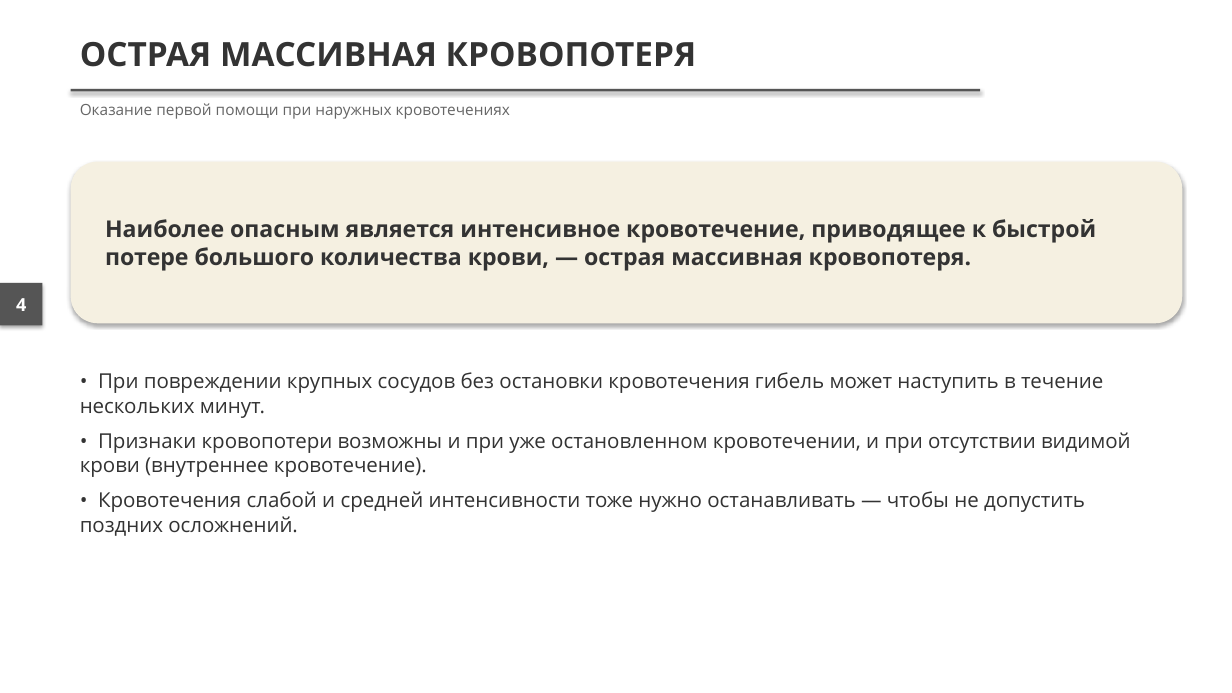
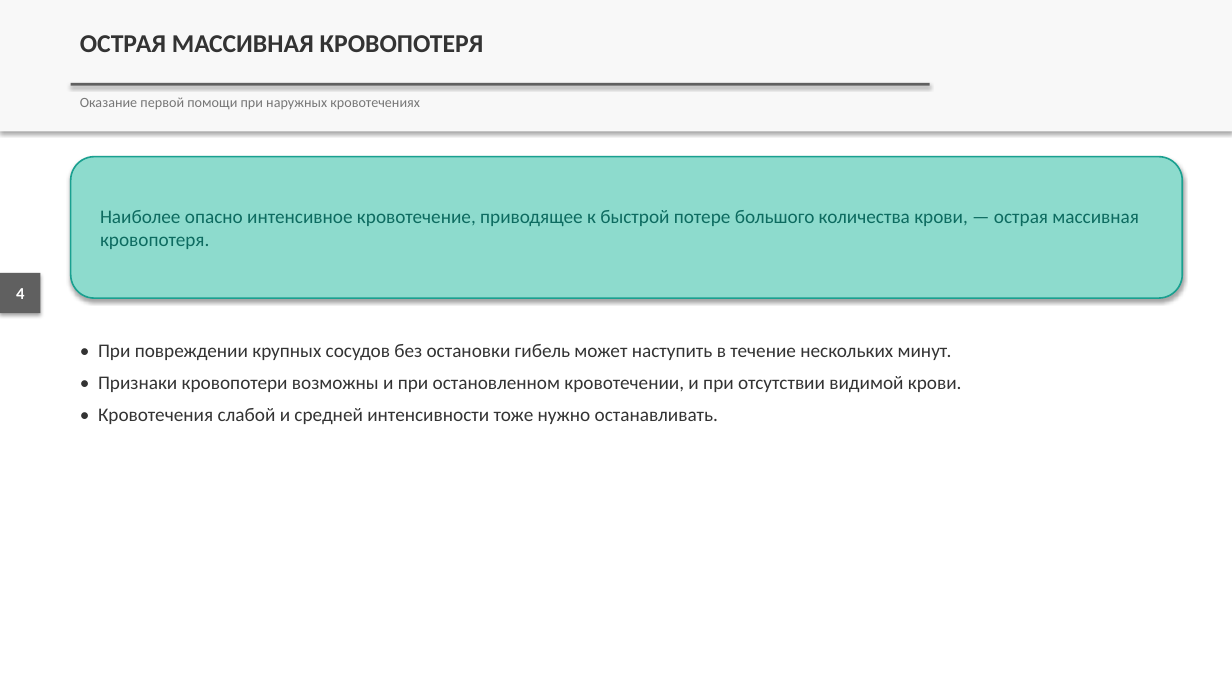
Before and after one commit to lysakalenushka-hash/-, a slide deck: slide 4 of presentations/out/Кровотечение_Обзорный_осмотр_пострадавшего.pptx. Drawn at 1232x693 pixels with LibreOffice and Linux fonts; fonts in the diff are those of the drawing. Boxes give left, top, right and bottom in pixels: in the first picture for what was removed or moved away, otherwise in the second. Text is boxed around its words. In the diff, an @@ line names an element or a change of style, - is before the commit and + after.

```diff
--- a/presentations/out/Кровотечение_Обзорный_осмотр_пострадавшего.pptx
+++ b/presentations/out/Кровотечение_Обзорный_осмотр_пострадавшего.pptx
@@ rectangle added at [0,0,1232,131], fill #F8F8F8 @@
@@ text "ОСТРАЯ МАССИВНАЯ КРОВОПОТЕРЯ": place and size @@
-text "ОСТРАЯ МАССИВНАЯ КРОВОПОТЕРЯ" at [80,42,697,67]
+text "ОСТРАЯ МАССИВНАЯ КРОВОПОТЕРЯ" at [80,35,484,52]
@@ text "ОСТРАЯ МАССИВНАЯ КРОВОПОТЕРЯ" at [80,35,484,52]: size 26 to 20 pt, font Open Sans to Calibri @@
@@ text "Оказание первой помощи при наружных ..." at [80,97,420,109]: size 12 to 11 pt, font Open Sans to Calibri, text colour #666666 to #777777 @@
@@ rectangle at [71,83,931,86]: fill #555555 to #606060 @@
@@ rectangle: place and size @@
-rectangle at [71,89,981,91]
+rectangle at [71,83,931,86]
@@ rounded rectangle: place and size @@
-rounded rectangle at [71,162,1183,323]
+rounded rectangle at [71,157,1183,299]
@@ rounded rectangle at [71,157,1183,299]: fill #F5F0E1 to #8DDBCD; outline none to #1AA090 1.25 pt @@
@@ text at [100,210,1139,249]: text changed; size 18 to 15 pt; font Open Sans to Calibri; text colour #333333 to #0D6B60; bold off @@
-Наиболее опасным является интенсивное кровотечение, приводящее к быстрой потере большого количества крови, — острая массивная кровопотеря.
+Наиболее опасно интенсивное кровотечение, приводящее к быстрой потере большого количества крови, — острая массивная кровопотеря.
@@ text "4": place and size @@
-text "4" at [16,298,26,311]
+text "4" at [16,288,24,299]
@@ rectangle: place and size @@
-rectangle at [0,283,43,325]
+rectangle at [0,273,41,313]
@@ text "4" at [16,288,24,299]: size 14 to 13 pt, font Open Sans to Calibri @@
@@ rectangle at [0,273,41,313]: fill #555555 to #606060 @@
@@ text at [98,344,962,424]: text changed; size 16 to 15 pt; font Open Sans to Calibri @@
-• При повреждении крупных сосудов без остановки кровотечения гибель может наступить в течение нескольких минут.
-• Признаки кровопотери возможны и при уже остановленном кровотечении, и при отсутствии видимой крови (внутреннее кровотечение).
-• Кровотечения слабой и средней интенсивности тоже нужно останавливать — чтобы не допустить поздних осложнений.
+• При повреждении крупных сосудов без остановки гибель может наступить в течение нескольких минут.
+• Признаки кровопотери возможны и при остановленном кровотечении, и при отсутствии видимой крови.
+• Кровотечения слабой и средней интенсивности тоже нужно останавливать.
```
Also in this commit, not shown: 11 other slides changed, 11 other files.
